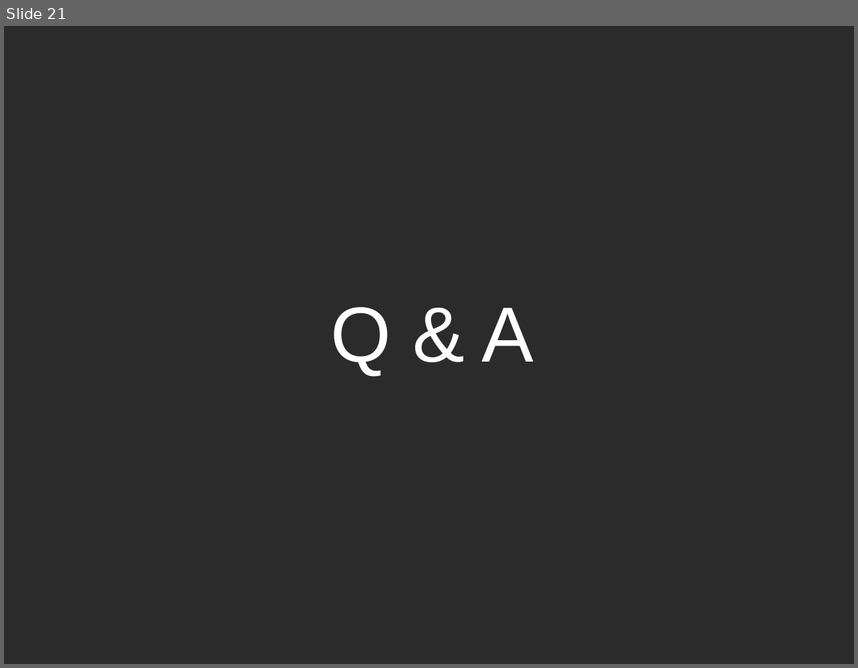
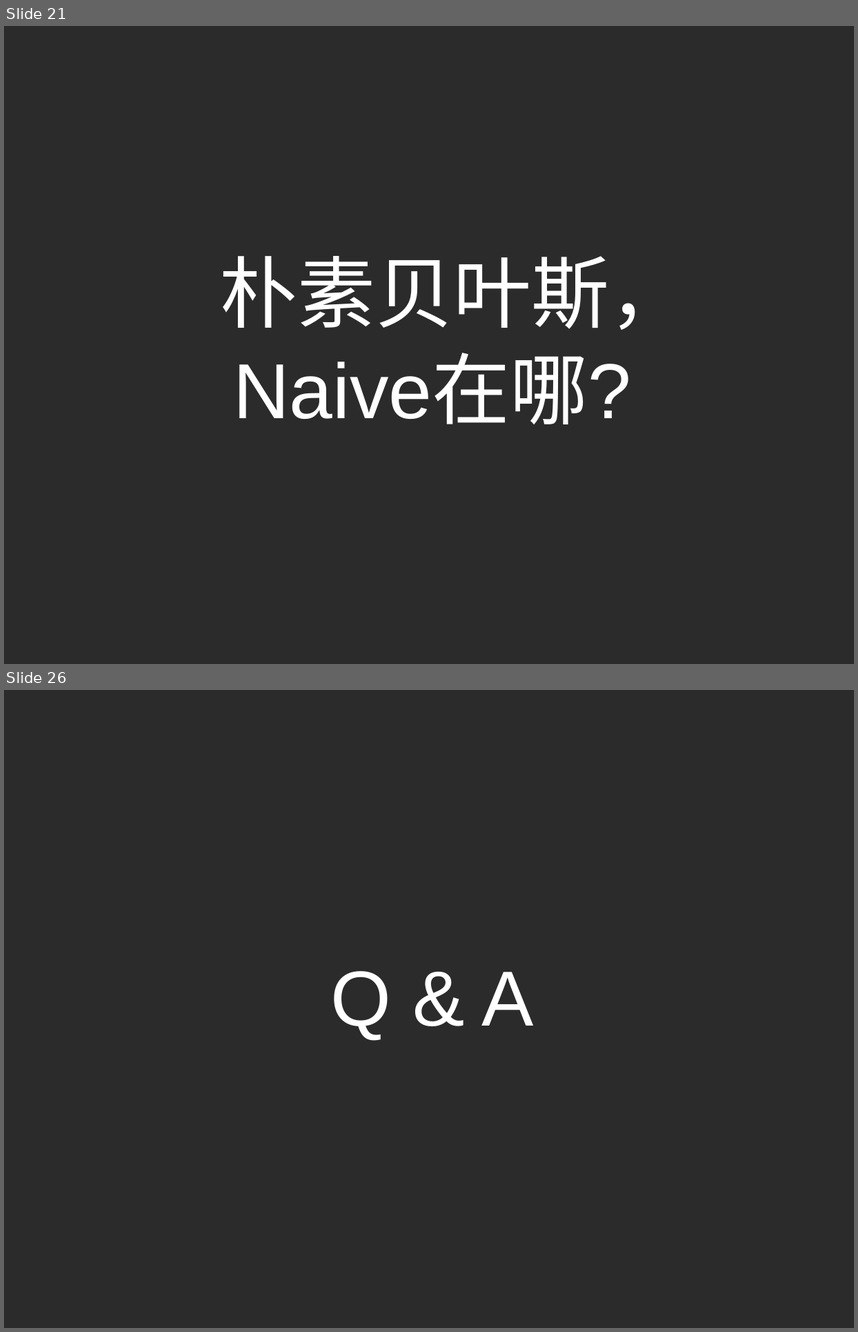
Before and after one commit to ouriris/ml-course, a slide deck: chapter.2/ppt/ML_CH2.3_Naive_Bayes.pptx. Shown one above the other, each under a label of ours: slide 21 before the commit, slides 21 and 26 after it; the slides between them are not shown. The pictures are 858x668 and 858x1332 pixels, drawn with LibreOffice and Linux fonts; fonts in the diff are those of the drawing; background and template pictures are left out; a plain dark background stands for a picture behind light text. Boxes give left, top, right and bottom in pixels: in the first picture for what was removed or moved away, otherwise in the second. Text is boxed around its words. In the diff, an @@ line names an element or a change of style, - is before the commit and + after.

```diff
--- a/chapter.2/ppt/ML_CH2.3_Naive_Bayes.pptx
+++ b/chapter.2/ppt/ML_CH2.3_Naive_Bayes.pptx
@@ slide 21 added at (x1=4, y1=26, x2=854, y2=664), background picture (left out) @@
@@ title added at (x1=220, y1=256, x2=688, y2=424), 66 pt, text #FFFFFF @@
+朴素贝叶斯，
+Naive在哪?
@@ what was slide 21 is now slide 26 @@
```
Also in this commit, not shown: 1 slide changed, 4 other slides added.
